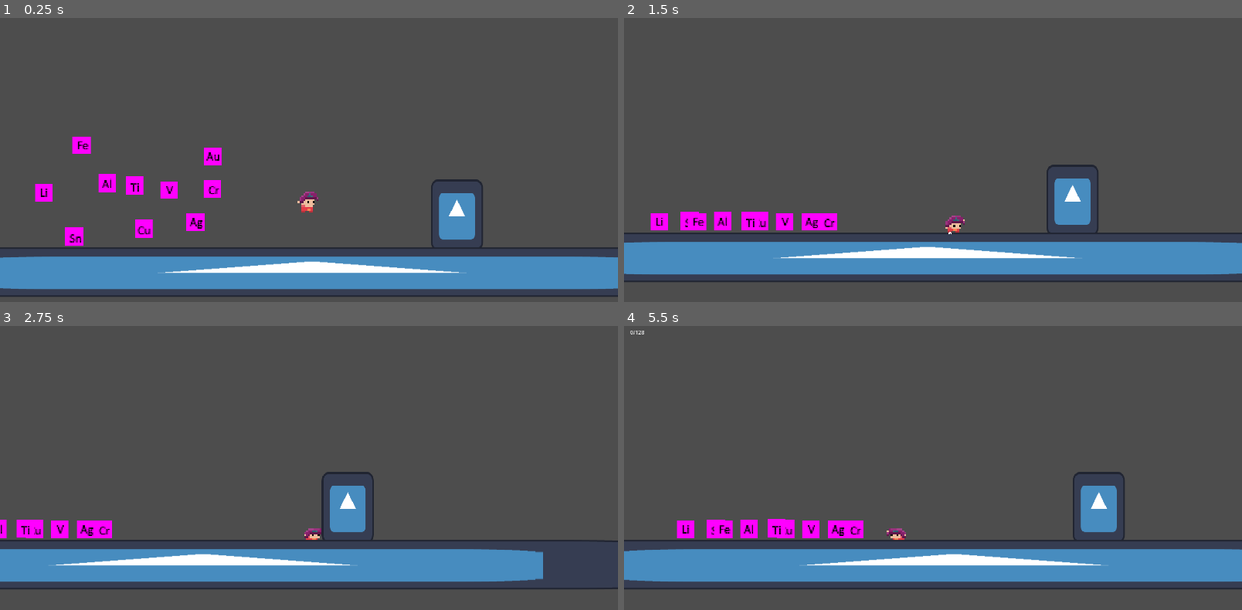
Above: before the commit, frames 1-4 (two rows, left to right).
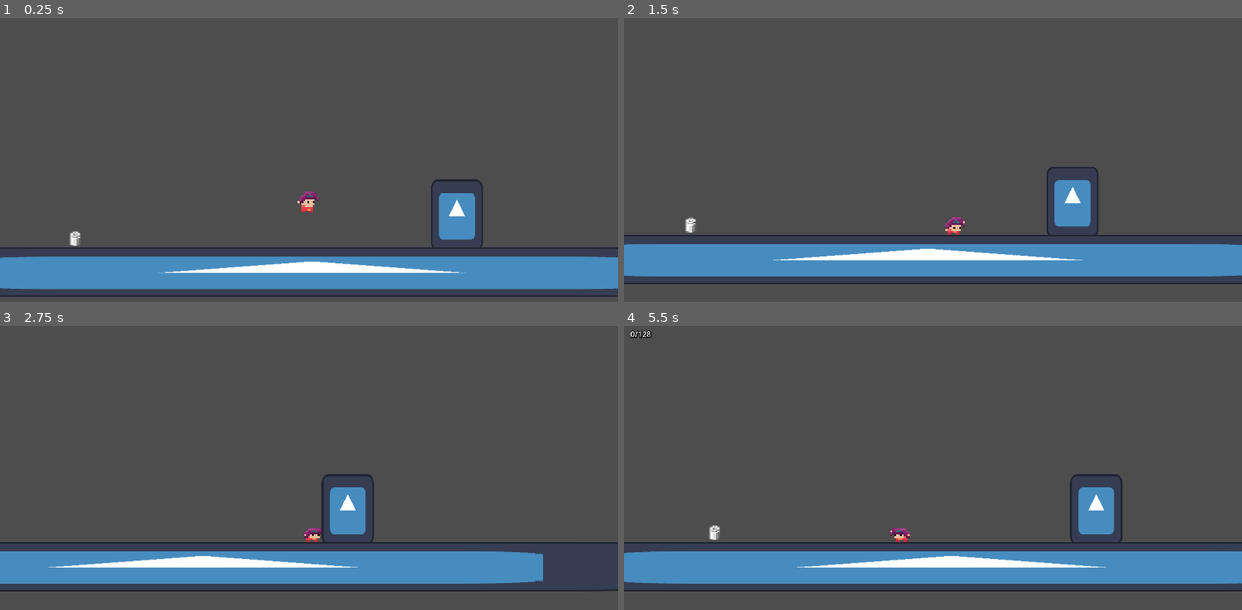
Above: after the commit, the same moments.

Repository: diamonddevv/github-game-off-2024
Game: Godot game, scene res://scenes/main.tscn
Two runs of this game, one before a commit and one after it. Both use one fixed random seed, a clock stepped at 60 frames per second and the inputs below. The engine's default icon, where the game draws it, is replaced by a stand-in: a white triangle on a blue panel in a dark square.
Inputs:
- Up to frame 1 (0.25 s): no input
- Up to frame 2 (1.5 s): hold S (crouch) 0.53-1.28 s; hold D (right) from 0.53 s (still down); tap W (jump) at 0.77 s; tap S (crouch) at 1.35 s
- Up to frame 3 (2.75 s): tap W (jump) at 1.52 s; release D (right) at 2.03 s; hold A (left) from 2.03 s (still down); hold S (crouch) from 2.03 s (still down)
- Up to frame 4 (5.5 s): release A (left) at 2.78 s; release S (crouch) at 2.78 s; hold D (right) 2.78-4.28 s; tap S (crouch) at 2.85, 4.35 s; tap W (jump) at 3.02, 3.77, 4.52 s; hold S (crouch) 3.53-4.28 s; tap E (open_player_inventory) at 4.15 s; tap Enter at 4.25 s; hold A (left) 4.28-5.03 s; hold D (right) from 5.03 s (still down); hold S (crouch) from 5.03 s (still down)

The runs differ from the first frame. In frame 1, 1.9% of the frame differs, in the area x 5-36%, y 41-81%; in frame 2, 6.4%; in frame 3, 5.5%; in frame 4, 6.9%, in the area x 0-100%, y 1-94%.

Commit message:
can !!

Diff:
--- /dev/null
+++ b/prefabs/ui/inventory_cell.tscn
@@ -0,0 +1,44 @@
+[gd_scene load_steps=4 format=3 uid="uid://lmgyv58cbri8"]
+
+[ext_resource type="Script" path="res://scripts/inventory/inventory_cell.gd" id="1_7nuiu"]
+[ext_resource type="Texture2D" uid="uid://cginbigbdj7vb" path="res://resources/texture/items.png" id="2_i6647"]
+
+[sub_resource type="AtlasTexture" id="AtlasTexture_161mf"]
+atlas = ExtResource("2_i6647")
+region = Rect2(0, 0, 16, 16)
+
+[node name="InventoryCell" type="Control"]
+custom_minimum_size = Vector2(50, 50)
+layout_mode = 3
+anchors_preset = 0
+offset_right = 50.0
+offset_bottom = 50.0
+scale = Vector2(2, 2)
+script = ExtResource("1_7nuiu")
+
+[node name="CenterContainer" type="CenterContainer" parent="."]
+custom_minimum_size = Vector2(50, 50)
+layout_mode = 0
+offset_right = 50.0
+offset_bottom = 50.0
+
+[node name="Texture" type="TextureRect" parent="CenterContainer"]
+custom_minimum_size = Vector2(50, 50)
+layout_mode = 2
+texture = SubResource("AtlasTexture_161mf")
+expand_mode = 1
+
+[node name="Label" type="Label" parent="."]
+layout_mode = 1
+anchors_preset = 3
+anchor_left = 1.0
+anchor_top = 1.0
+anchor_right = 1.0
+anchor_bottom = 1.0
+offset_left = -10.5
+offset_top = -20.5
+offset_right = 3.5
+offset_bottom = 13.5
+grow_horizontal = 0
+grow_vertical = 0
+text = "4"
--- a/project.godot
+++ b/project.godot
@@ -36,6 +36,10 @@
 "res://scenes/": "blue",
 "res://scripts/": "green"
 }
+
+[gui]
+
+theme/custom="res://resources/global_default_theme.tres"
 
 [input]
 
--- /dev/null
+++ b/resources/global_default_theme.tres
@@ -0,0 +1,8 @@
+[gd_resource type="Theme" format=3 uid="uid://d08hyh5402mwb"]
+
+[resource]
+Label/colors/font_shadow_color = Color(0, 0, 0, 0.5)
+Label/constants/line_spacing = 0
+Label/constants/outline_size = 6
+Label/constants/shadow_outline_size = 11
+Label/font_sizes/font_size = 24
--- a/scenes/main.tscn
+++ b/scenes/main.tscn
@@ -1,8 +1,8 @@
 [gd_scene load_steps=5 format=3 uid="uid://x1wnb4p14002"]
 
-[ext_resource type="PackedScene" uid="uid://8a2k2x5xwnca" path="res://prefabs/player.tscn" id="1_fh0k4"]
+[ext_resource type="PackedScene" uid="uid://8a2k2x5xwnca" path="res://prefabs/game/player.tscn" id="1_fh0k4"]
 [ext_resource type="Texture2D" uid="uid://c166ris5i5wey" path="res://resources/texture/icon.svg" id="2_4hfnb"]
-[ext_resource type="PackedScene" uid="uid://cdlma6utfm0qh" path="res://prefabs/item.tscn" id="3_jimpc"]
+[ext_resource type="PackedScene" uid="uid://cdlma6utfm0qh" path="res://prefabs/game/item.tscn" id="3_jimpc"]
 
 [sub_resource type="RectangleShape2D" id="RectangleShape2D_srnl2"]
 size = Vector2(128, 128)
@@ -36,39 +36,3 @@
 
 [node name="Item" parent="." instance=ExtResource("3_jimpc")]
 position = Vector2(-616, -121)
-
-[node name="Item2" parent="." instance=ExtResource("3_jimpc")]
-position = Vector2(-532, -259)
-item_idx = 1
-
-[node name="Item3" parent="." instance=ExtResource("3_jimpc")]
-position = Vector2(-437, -142)
-item_idx = 2
-
-[node name="Item4" parent="." instance=ExtResource("3_jimpc")]
-position = Vector2(-461, -253)
-item_idx = 3
-
-[node name="Item5" parent="." instance=ExtResource("3_jimpc")]
-position = Vector2(-597, -359)
-item_idx = 4
-
-[node name="Item6" parent="." instance=ExtResource("3_jimpc")]
-position = Vector2(-259, -330)
-item_idx = 5
-
-[node name="Item7" parent="." instance=ExtResource("3_jimpc")]
-position = Vector2(-696, -236)
-item_idx = 6
-
-[node name="Item8" parent="." instance=ExtResource("3_jimpc")]
-position = Vector2(-372, -243)
-item_idx = 7
-
-[node name="Item9" parent="." instance=ExtResource("3_jimpc")]
-position = Vector2(-302, -160)
-item_idx = 8
-
-[node name="Item10" parent="." instance=ExtResource("3_jimpc")]
-position = Vector2(-260, -246)
-item_idx = 9
--- a/scripts/game/item.gd
+++ b/scripts/game/item.gd
@@ -6,14 +6,10 @@
 const ITEMS_H: int = 16
 const ITEMS_SEP: int = 1
 
-const items_json_path: String = "res://resources/item.json"
 
 @onready var sprite: Sprite2D = $Sprite
 
 @export var item_idx: int = 0
-
-var item_name: String = "Tin"
-var item_count: int = 1
 
 func _ready() -> void:
 	_set_item()
@@ -22,25 +18,15 @@
 
 func _on_pickup_box_body_entered(body: Node2D):
 	if body is Player:
-		(body as Player).player_inventory.add_item(item_name, item_count)
+		(body as Player).player_inventory.add_item(item_idx, 1)
 		queue_free()
 
 
 
 func _set_item() -> void:
-	var data: Dictionary = JSON.parse_string(FileAccess.open(items_json_path, FileAccess.READ).get_as_text())["items"][item_idx]
-
-	item_name = data["item_name"]
-	_set_item_texture(data["texture_idx"])
+	var data: GlobalManagerAutoloaded.ItemType = GlobalManager.item_types[item_idx]
+	_set_item_texture(data.item_texture_index)
 
 func _set_item_texture(index: int) -> void:
-
 	sprite.texture = sprite.texture.duplicate()
-
-	var x: int = (index % ITEMS_ROW)
-	var y: int = roundi(index / ITEMS_ROW)
-
-	x = ITEMS_W * x + ITEMS_SEP * (x - 1)
-	y = ITEMS_H * y + ITEMS_SEP * (y - 1)
-
-	(sprite.texture as AtlasTexture).region = Rect2i(x, y, ITEMS_W, ITEMS_H)
+	(sprite.texture as AtlasTexture).region = GlobalManagerAutoloaded.get_texture_region_indexed(index, ITEMS_W, ITEMS_H, ITEMS_SEP, ITEMS_ROW)
--- a/scripts/global_manager.gd
+++ b/scripts/global_manager.gd
@@ -1,4 +1,35 @@
 extends Node
 class_name GlobalManagerAutoloaded
 
+const items_json_path: String = "res://resources/item.json"
+
 var player: Player
+var item_types: Array[ItemType]
+
+func _ready() -> void:
+	load_item_types()
+
+func load_item_types():
+	item_types = []
+	var data: Array = JSON.parse_string(FileAccess.open(items_json_path, FileAccess.READ).get_as_text())["items"]
+
+	for d in data:
+		var item_type = ItemType.new()
+		item_type.item_name = d["item_name"]
+		item_type.item_texture_index = d["texture_idx"]
+
+		item_types.append(item_type)
+
+
+static func get_texture_region_indexed(index: int, width: int, height: int, seperation: int, row: int):
+	var x: int = (index % row)
+	var y: int = roundi(index / row)
+
+	x = width * x + seperation * (x - 1)
+	y = height * y + seperation * (y - 1)
+
+	return Rect2i(x, y, width, height)
+
+class ItemType:
+	var item_name: String
+	var item_texture_index: int
--- a/scripts/inventory/inventory.gd
+++ b/scripts/inventory/inventory.gd
@@ -1,7 +1,7 @@
 extends Node
 class_name Inventory
 
-static var inv_screen_prefab: PackedScene = ResourceLoader.load("res://prefabs/inventory_screen.tscn")
+static var inv_screen_prefab: PackedScene = ResourceLoader.load("res://prefabs/ui/inventory_screen.tscn")
 
 signal updated()
 
@@ -24,11 +24,11 @@
 	screen_open = false
 
 
-func add_item(p_name: String, count: int) -> void:
+func add_item(item_idx: int, count: int) -> void:
 	capacity += count
-	if items.has(p_name):
-		items[p_name] += count
+	if items.has(item_idx):
+		items[item_idx] += count
 	else:
-		items[p_name] = count
+		items[item_idx] = count
 
 		updated.emit()
--- /dev/null
+++ b/scripts/inventory/inventory_cell.gd
@@ -0,0 +1,16 @@
+extends Control
+class_name InventoryCell
+
+@onready var texture_rect: TextureRect = $CenterContainer/Texture
+@onready var label: Label = $Label
+
+
+var texture_index_to_set: int
+var count_to_set: int
+
+func _ready() -> void:
+	texture_rect.texture = texture_rect.texture.duplicate()
+	(texture_rect.texture as AtlasTexture).region = GlobalManagerAutoloaded.get_texture_region_indexed(
+		texture_index_to_set, Item.ITEMS_W, Item.ITEMS_H, Item.ITEMS_SEP, Item.ITEMS_ROW
+	)
+	label.text = str(count_to_set)
--- a/scripts/inventory/inventory_screen.gd
+++ b/scripts/inventory/inventory_screen.gd
@@ -4,6 +4,8 @@
 signal closed()
 
 var inventory: Inventory
+
+static var inv_cell_prefab: PackedScene = ResourceLoader.load("res://prefabs/ui/inventory_cell.tscn")
 
 @onready var capacity: Label = $MarginContainer/VBoxContainer/Label
 @onready var cells: GridContainer = $MarginContainer/VBoxContainer/Cells
@@ -24,32 +26,17 @@
 		c.queue_free()
 
 	capacity.text = "%s/%s" % [inventory.capacity, inventory.max_size]
-	for item_name in inventory.items:
-		cells.add_child(_make_cell(item_name, inventory.items[item_name]))
+	for item_idx in inventory.items.keys():
+		cells.add_child(_make_cell(item_idx, inventory.items[item_idx]))
 
-func _make_cell(nam: String, count: int) -> ColorRect:
-	var rect: ColorRect = ColorRect.new()
+func _make_cell(item_idx: int, count: int) -> InventoryCell:
+	var cell: InventoryCell = inv_cell_prefab.instantiate()
+	var type: GlobalManagerAutoloaded.ItemType = GlobalManager.item_types[item_idx]
 
-	rect.color = Color.BLACK
-	rect.custom_minimum_size = Vector2(50, 50)
+	cell.texture_index_to_set = type.item_texture_index
+	cell.count_to_set = count
 
-	var n: Label = Label.new()
-	var c: Label = Label.new()
-
-	var center: CenterContainer = CenterContainer.new()
-	center.custom_minimum_size = Vector2(50, 50)
-
-	n.horizontal_alignment = HORIZONTAL_ALIGNMENT_CENTER
-
-	n.text = nam
-	c.text = str(count)
-
-	center.add_child(n)
-
-	rect.add_child(center)
-	rect.add_child(c)
-
-	return rect
+	return cell
 
 func close():
 	closed.emit()
--- a/scripts/misc/flag.gd
+++ b/scripts/misc/flag.gd
@@ -12,10 +12,8 @@
 	set_flag(9)
 
 func set_flag(index: int) -> void:
-	var x: int = (index % FLAGS_ROW)
-	var y: int = roundi(index / FLAGS_ROW)
+	flag_bg.texture = flag_bg.texture.duplicate()
 
-	x = FLAGS_W * x + FLAGS_SEP * (x - 1)
-	y = FLAGS_H * y + FLAGS_SEP * (y - 1)
-
-	(flag_bg.texture as AtlasTexture).region = Rect2i(x, y, FLAGS_W, FLAGS_H)
+	(flag_bg.texture as AtlasTexture).region = GlobalManagerAutoloaded.get_texture_region_indexed(
+		index, FLAGS_W, FLAGS_H, FLAGS_SEP, FLAGS_ROW
+	)
--- a/scripts/player/player.gd
+++ b/scripts/player/player.gd
@@ -33,6 +33,7 @@
 	_player_movement(delta)
 
 	$CollisionShape2D.shape.size = Vector2(40, 30 if _crouching else 40)
+	$CollisionShape2D.position = Vector2(0, 15 if _crouching else 10)
 
 	_last_on_ground = is_on_floor()
 
Renamed: prefabs/flag.tscn -> prefabs/game/flag.tscn
Renamed: prefabs/item.tscn -> prefabs/game/item.tscn
Renamed: prefabs/player.tscn -> prefabs/game/player.tscn
Renamed: prefabs/inventory_screen.tscn -> prefabs/ui/inventory_screen.tscn
Binary file changed: resources/texture/items.png
